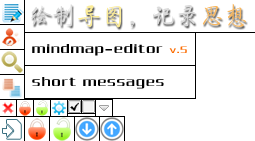
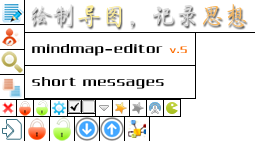
Before/after of a 255 × 141 layered artwork. What changed in the layer stack:
added layer "图层 21" above "图层 20" over [163, 99, 181, 117]
added layer "图层 20" above "图层 19 副本" over [146, 99, 164, 117]
added layer "图层 19 副本" above "图层 19" over [129, 99, 147, 117]
added layer "图层 19" above "图层 18 副本" over [113, 99, 130, 117]
added layer "背景 副本" above "图层 17 副本" over [125, 116, 150, 141]
